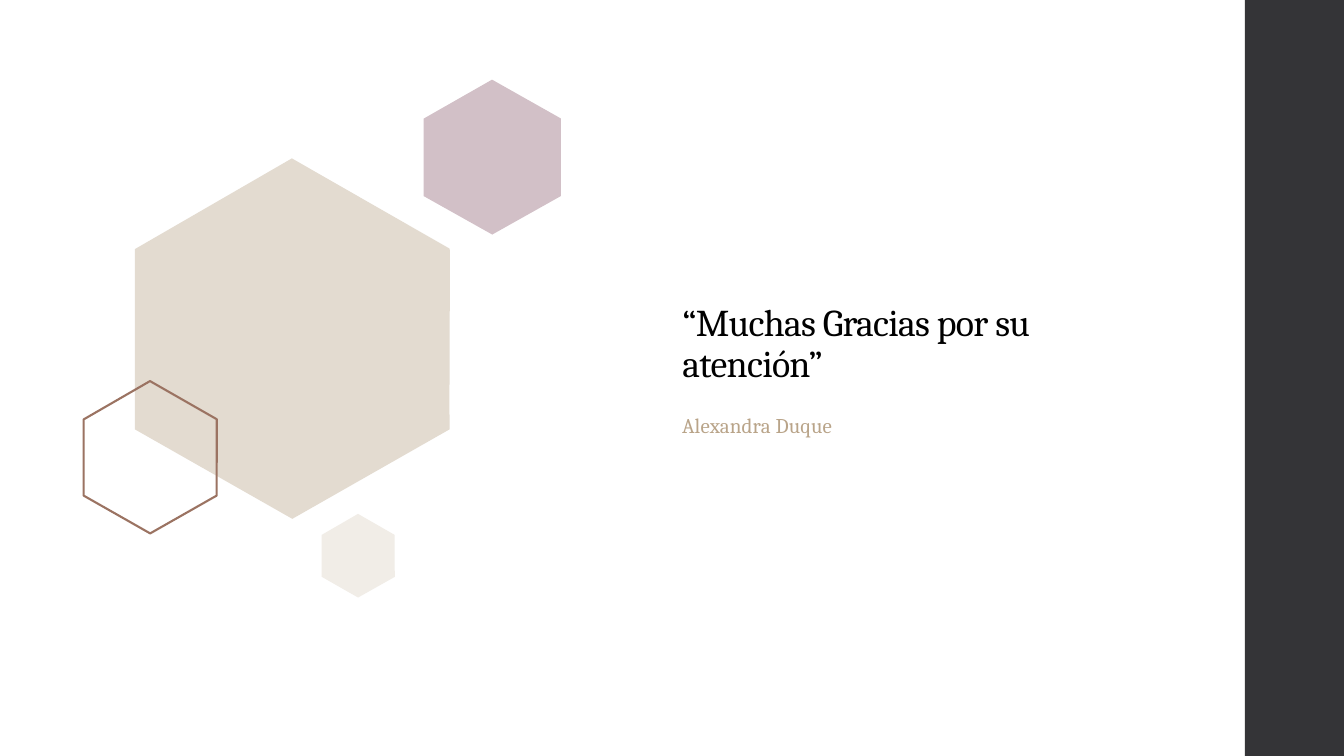
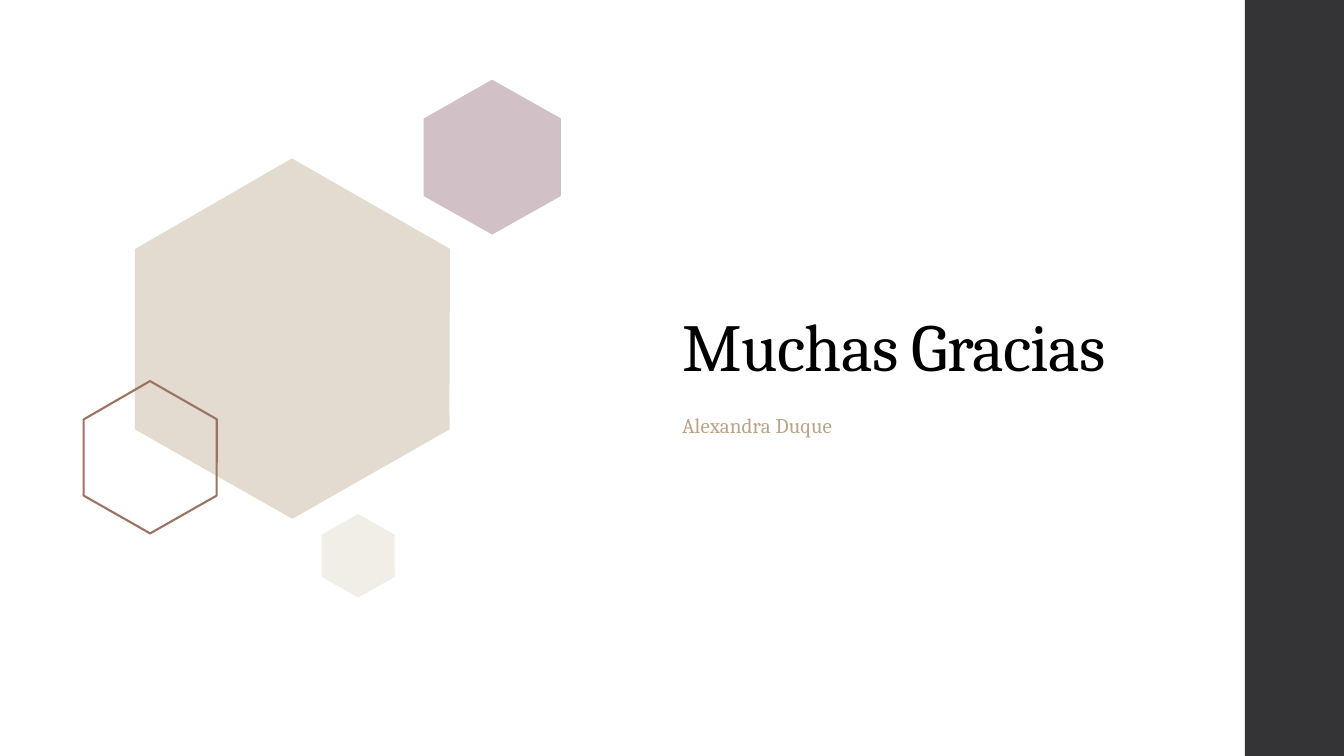
Before and after one commit to Aduquee/Coder, a slide deck: slide 16 of Analisis de Homicidios_Coder_Final.pptx. Drawn at 1344x756 pixels with LibreOffice and Linux fonts; fonts in the diff are those of the drawing. Boxes give left, top, right and bottom in pixels: in the first picture for what was removed or moved away, otherwise in the second. Text is boxed around its words. In the diff, an @@ line names an element or a change of style, - is before the commit and + after.

```diff
--- a/Analisis de Homicidios_Coder_Final.pptx
+++ b/Analisis de Homicidios_Coder_Final.pptx
@@ title at (x1=682, y1=324, x2=1106, y2=372): text changed; size 27 to 48 pt @@
-“Muchas Gracias por su atención”
+Muchas Gracias
```
